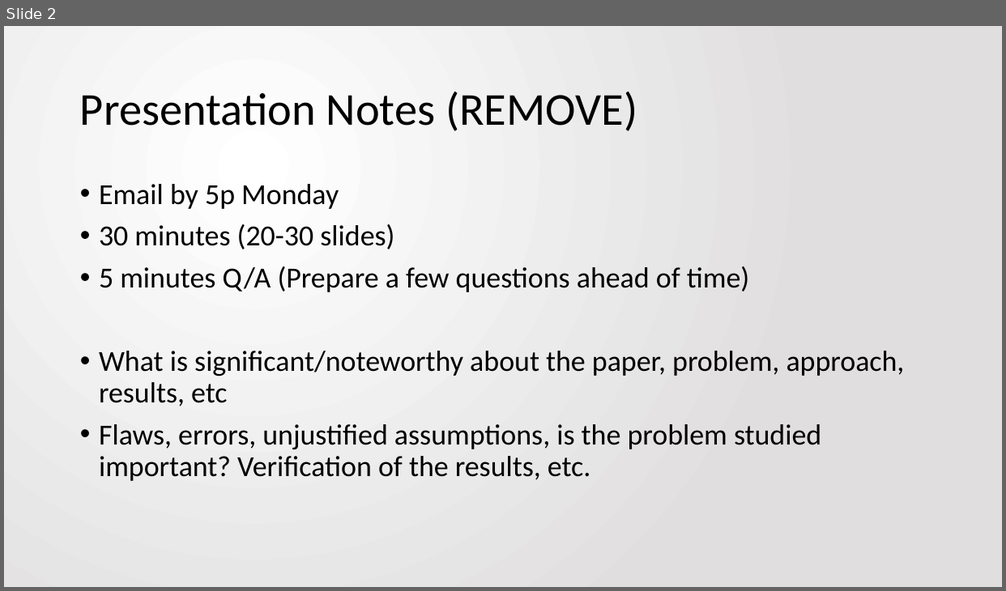
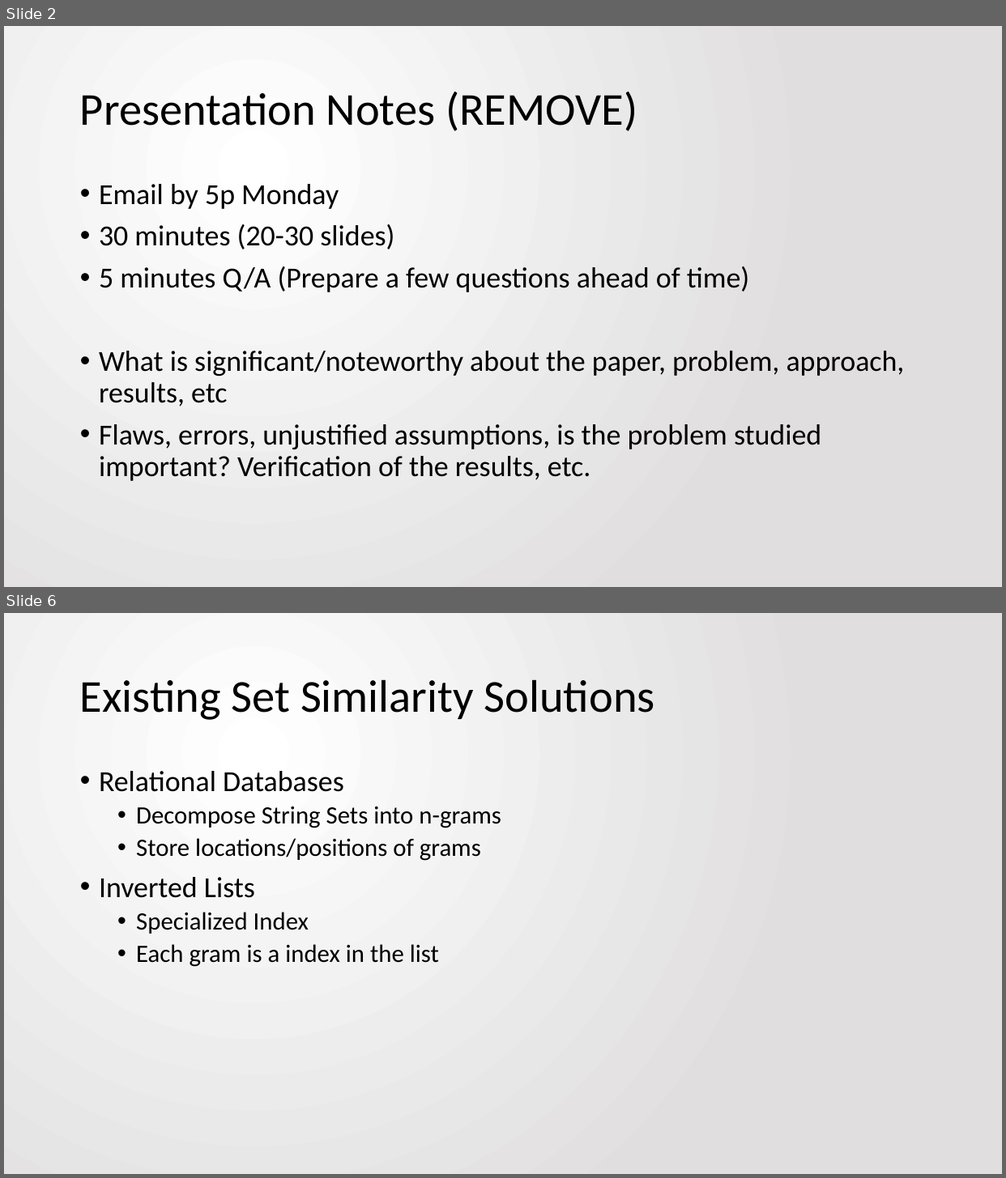
Before and after one commit to jbfitz/EECS405, a slide deck: Paper Presentation/EECS405.PattersonFitzpatrick.PaperPresentation.pptx. Shown one above the other, each under a label of ours: slide 2 before the commit, slides 2 and 6 after it; the slides between them are not shown. The pictures are 1006x591 and 1006x1178 pixels, drawn with LibreOffice and Linux fonts; fonts in the diff are those of the drawing. Boxes give left, top, right and bottom in pixels: in the first picture for what was removed or moved away, otherwise in the second. Text is boxed around its words. In the diff, an @@ line names an element or a change of style, - is before the commit and + after.

```diff
--- a/Paper Presentation/EECS405.PattersonFitzpatrick.PaperPresentation.pptx
+++ b/Paper Presentation/EECS405.PattersonFitzpatrick.PaperPresentation.pptx
@@ slide 6 added at [4, 613, 1002, 1174], background gradient #FFFFFF to #E1DFDF @@
@@ title added at [80, 679, 655, 720], 44 pt, text #000000 @@
+Existing Set Similarity Solutions
@@ text added at [99, 771, 501, 967], 24 pt, text #000000 @@
+• Relational Databases
+  • Decompose String Sets into n-grams
+  • Store locations/positions of grams
+• Inverted Lists
+  • Specialized Index
+  • Each gram is a index in the list
```
Also in this commit, not shown: 4 other slides added, 1 other file.
